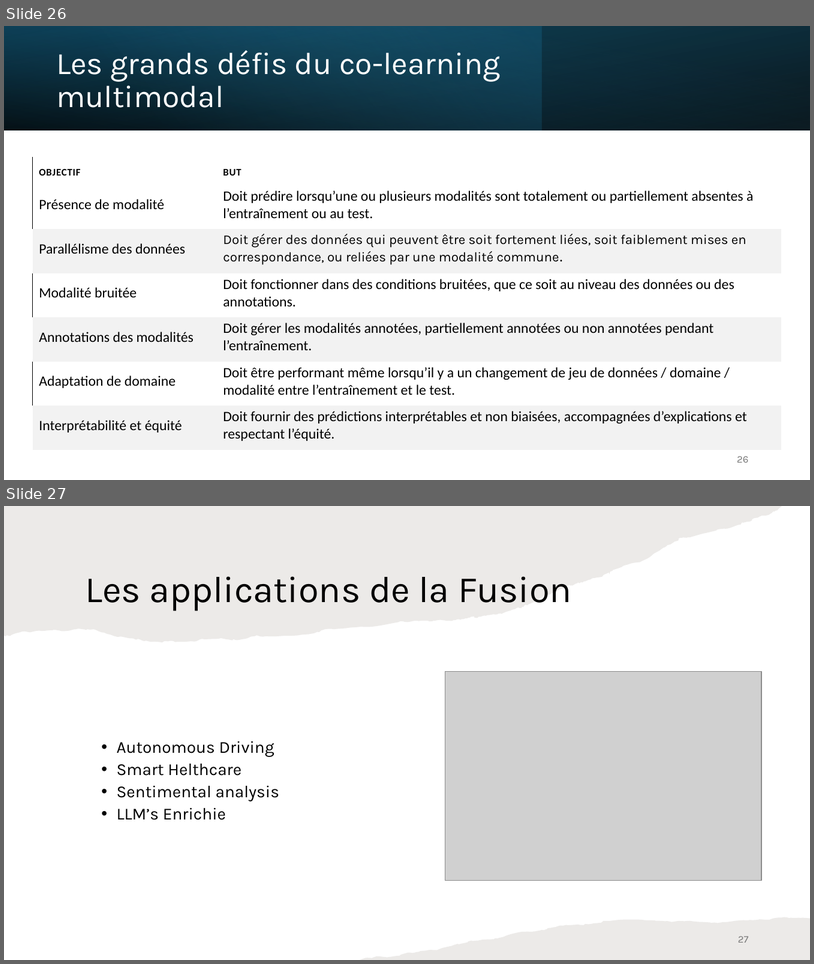
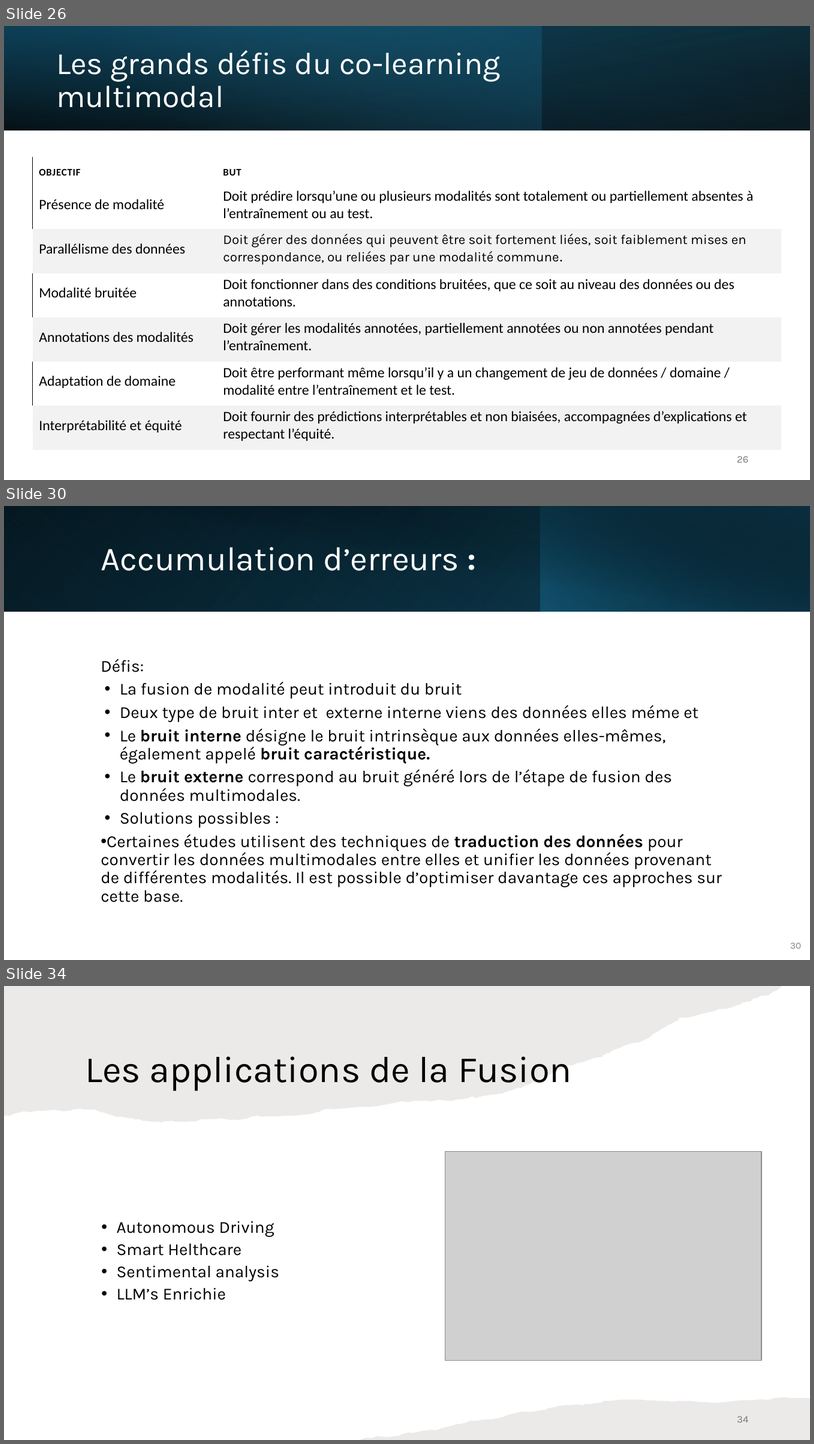
Before and after one commit to IzowRM/Stage-Cetic, a slide deck: Doc Slide/Presentation_du_27_01.pptx. Shown one above the other, each under a label of ours: slides 26 and 27 before the commit, slides 26, 30 and 34 after it; the slides between them are not shown. The pictures are 814x964 and 814x1444 pixels, drawn with LibreOffice and Linux fonts; fonts in the diff are those of the drawing; grey boxes stand for pictures. Boxes give left, top, right and bottom in pixels: in the first picture for what was removed or moved away, otherwise in the second. Text is boxed around its words. In the diff, an @@ line names an element or a change of style, - is before the commit and + after.

```diff
--- a/Doc Slide/Presentation_du_27_01.pptx
+++ b/Doc Slide/Presentation_du_27_01.pptx
@@ slide 30 added at [4,506,810,960], background #FFFFFF @@
@@ rectangle added at [4,506,810,611], fill gradient #000000 to #104862 @@
@@ rectangle added at [4,506,541,611], fill gradient #156082 to #0B3041 @@
@@ rectangle added at [34,506,810,612], fill gradient #000000 to #0B3041 @@
@@ rectangle added at [540,506,810,611], fill gradient #156082 to #000000 @@
@@ title added at [101,547,459,571], 40 pt, text #FFFFFF @@
+Accumulation d’erreurs :
@@ text added at [101,658,722,902], 20 pt, text #000000 @@
+Défis:
+• La fusion de modalité peut introduit du bruit
+• Deux type de bruit inter et externe interne viens des données elles méme et
+• Le bruit interne désigne le bruit intrinsèque aux données elles-mêmes, également appelé bruit caractéristique.
+• Le bruit externe correspond au bruit généré lors de l’étape de fusion des données multimodales.
+• Solutions possibles :
+• Certaines études utilisent des techniques de traduction des données pour convertir les données multimodales entre elles et unifier les données provenant de différentes modalités. Il est possible d’optimiser davantage ces approches sur cette base.
@@ page number added at [791,942,801,948], 11 pt, text #808080 @@
+30
@@ what was slide 27 is now slide 34 @@
@@ page number at [737,1416,749,1422]: text changed @@
-27
+34
```
Also in this commit, not shown: 2 slides changed, 6 other slides added, 3 other files.
